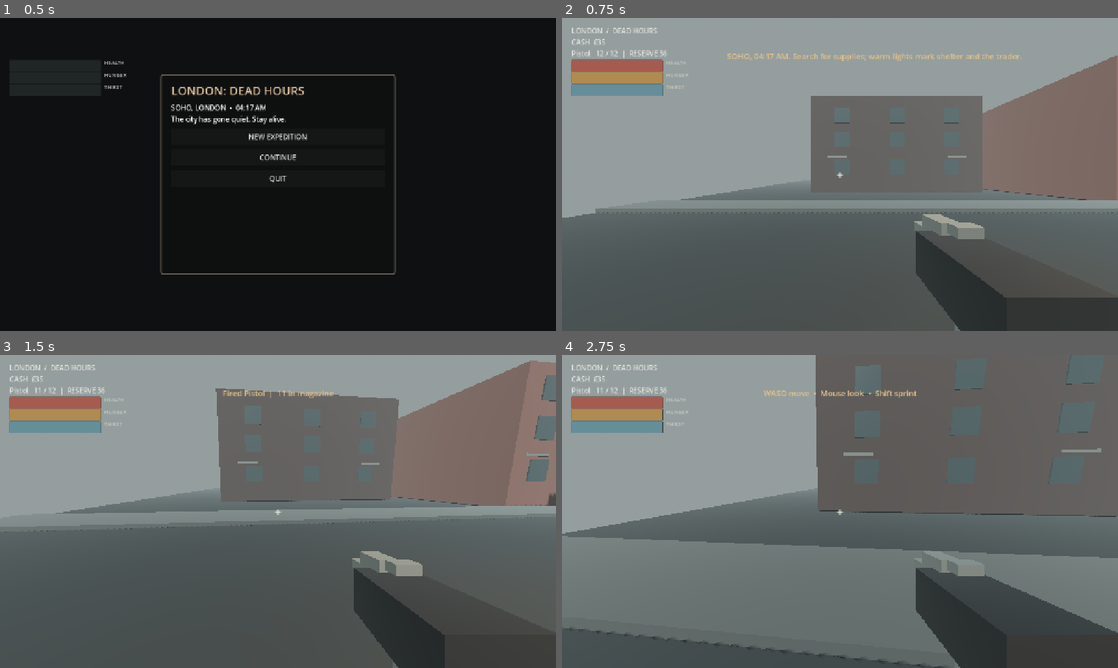
Above: before the commit, frames 1-4 (two rows, left to right).
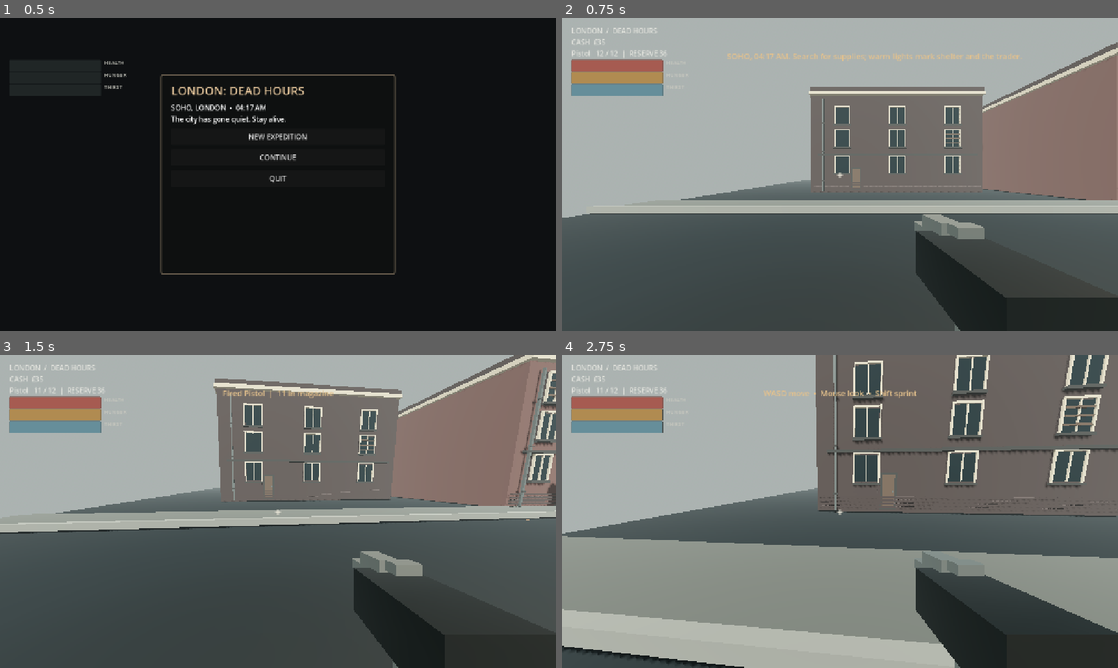
Above: after the commit, the same moments.

Repository: mrbedgrief-ship-it/london-dead-hours
Game: Godot game, scene res://scenes/main.tscn
Same seed, same stepped clock (60 frames per second), same inputs: the game is played once before the commit and once after it.
Inputs (mouse positions are in pixels of both pictures, inside the frame that each line leads up to):
- Up to frame 1 (0.5 s): no input
- Up to frame 2 (0.75 s): click "NEW EXPEDITION" at 0.5 s
- Up to frame 3 (1.5 s): tap Enter at 1.25 s; move the mouse to (305, 511) at 1.27 s; hold W (move_forward) from 1.28 s (still down); hold E (interact) from 1.28 s (still down); click (305, 511) at 1.42 s
- Up to frame 4 (2.75 s): keep holding W (move_forward); tap Space (jump) at 1.52, 2.27 s; move the mouse to (812, 511) at 2.02 s; release E (interact) at 2.03 s; tap Shift (sprint) at 2.1 s

Frame 1 is identical in both runs. In frame 2, 7.5% of the frame differs, in the area x 4-100%, y 7-63%; in frame 3, 10%; in frame 4, 36%, in the area x 0-100%, y 0-100%.

Commit message:
Build atmospheric Soho facades, wet streets, reusable loot models and human trader

Diff:
--- a/scripts/game.gd
+++ b/scripts/game.gd
@@ -52,14 +52,16 @@
 	show_main_menu()
 
 func _create_materials() -> void:
-	mat_ground = _material(Color("#424746"), 0.98)
-	mat_road = _material(Color("#242a2b"), 0.92)
-	mat_brick = _material(Color("#593d36"), 0.94)
-	mat_dark_brick = _material(Color("#352d2b"), 0.95)
-	mat_glass = _material(Color("#303b3d"), 0.3)
-	mat_gun = _material(Color("#242626"), 0.6)
-	mat_metal = _material(Color("#555a58"), 0.7)
-	mat_wood = _material(Color("#59483a"), 0.95)
+	mat_ground = _material(Color("#555650"), 0.96)
+	mat_road = _material(Color("#202627"), 0.72)
+	mat_brick = _material(Color("#624039"), 0.94)
+	mat_dark_brick = _material(Color("#403330"), 0.96)
+	mat_glass = _material(Color("#263337"), 0.22)
+	mat_gun = _material(Color("#202322"), 0.52)
+	mat_metal = _material(Color("#515653"), 0.62)
+	mat_wood = _material(Color("#594536"), 0.92)
+	mat_glass.metallic = 0.12
+	mat_road.metallic = 0.04
 
 func _material(color: Color, rough: float) -> StandardMaterial3D:
 	var m := StandardMaterial3D.new()
@@ -104,17 +106,24 @@
 	env.sky = sky
 	env.ambient_light_source = Environment.AMBIENT_SOURCE_COLOR
 	env.ambient_light_color = Color("#a0a7a5")
-	env.ambient_light_energy = 0.55
+	env.ambient_light_energy = 0.72
+	env.ambient_light_color = Color("#a4aaa8")
 	env.tonemap_mode = Environment.TONE_MAPPER_FILMIC
 	env.fog_enabled = true
-	env.fog_light_color = Color("#747c7c")
-	env.fog_density = 0.009
+	env.fog_light_color = Color("#818987")
+	env.fog_density = 0.0065
+	env.adjustment_enabled = true
+	env.adjustment_brightness = 1.02
+	env.adjustment_contrast = 1.08
+	env.adjustment_saturation = 0.78
 	env_node.environment = env
 	add_child(env_node)
 	var sun := DirectionalLight3D.new()
 	sun.rotation_degrees = Vector3(-48, -28, 0)
-	sun.light_energy = 0.65
+	sun.light_energy = 0.82
+	sun.light_color = Color("#c3c9c7")
 	sun.shadow_enabled = true
+	sun.directional_shadow_max_distance = 70.0
 	add_child(sun)
 	_box(self, "Wet road base", Vector3(0,-0.3,0), Vector3(104,0.5,104), mat_road)
 	_box(self, "Pavement north", Vector3(0,0,-9.3), Vector3(104,0.22,2.8), mat_ground)
@@ -124,7 +133,22 @@
 	for x in range(-45, 46, 9):
 		_box(self, "Faded lane marking", Vector3(x,0.01,0), Vector3(3.0,0.025,0.12), _material(Color("#9b9682"),0.95), false)
 	for z in range(-44, 45, 8):
-		_box(self, "Double yellow line", Vector3(0,0.015,z), Vector3(0.08,0.025,2.8), _material(Color("#a68d45"),0.9), false)
+		_box(self, "Faded double yellow line", Vector3(0,0.015,z), Vector3(0.075,0.025,2.8), _material(Color("#a18c48"),0.92), false)
+	for side in [-1.0, 1.0]:
+		_box(self,"Kerb",Vector3(0,0.12,side*7.75),Vector3(104,0.24,0.22),_material(Color("#77766e"),0.94))
+		_box(self,"Kerb",Vector3(side*7.75,0.12,0),Vector3(0.22,0.24,104),_material(Color("#77766e"),0.94))
+	var wet_mat := _material(Color("#333a3a"),0.24)
+	wet_mat.metallic = 0.18
+	for patch in [Vector3(-26,-0.035,-4),Vector3(2,-0.035,5),Vector3(35,-0.035,8),Vector3(-7,-0.035,-17)]:
+		_box(self,"Rainwater sheen",patch,Vector3(3.8,0.012,1.15),wet_mat,false)
+	var drain_mat := _material(Color("#292e2d"),0.82)
+	for drain_pos in [Vector3(-10,0.018,7.0),Vector3(18,0.018,-7.0),Vector3(37,0.018,7.0)]:
+		_box(self,"Street drain",drain_pos,Vector3(0.75,0.035,0.42),drain_mat,false)
+		for slot in range(4):
+			_box(self,"Drain slot",drain_pos+Vector3(-0.25+slot*0.16,0.022,0),Vector3(0.035,0.012,0.32),mat_metal,false)
+	var leaf_mat := _material(Color("#76543a"),0.96)
+	for leaf_pos in [Vector3(-12,0.026,7.0),Vector3(-13,0.026,6.8),Vector3(20,0.026,-7.2),Vector3(21,0.026,-7.0),Vector3(34,0.026,7.0),Vector3(-31,0.026,-7.1)]:
+		_box(self,"Wet autumn leaves",leaf_pos,Vector3(0.18,0.018,0.09),leaf_mat,false)
 	# Brick buildings form a broken, navigable street grid.
 	for z in [-22.0, 22.0]:
 		for x in [-37.0,-18.0,4.0,27.0,44.0]:
@@ -183,12 +207,42 @@
 
 func _building(center: Vector3, size: Vector3, material: Material) -> void:
 	_box(self,"Brick building",center + Vector3(0,size.y/2.0,0),size,material)
-	for y in [2.2,4.6,6.7]:
-		for x in [-size.x*0.32,0,size.x*0.32]:
-			var front_z := center.z + (size.z/2.0 + 0.02) * (1 if center.z < 0 else -1)
-			_box(self,"Dark shop window",Vector3(center.x+x,y,front_z),Vector3(1.3,1.3,0.08),mat_glass,false)
-	for x in [-size.x*0.35,size.x*0.35]:
-		_box(self,"Brick lintel",Vector3(center.x+x,3.1,center.z+size.z/2.0+0.03),Vector3(1.6,0.16,0.12),mat_metal,false)
+	var face: float = 1.0 if center.z < 0.0 else -1.0
+	var front_z: float = center.z + face * (size.z/2.0+0.035)
+	var frame_mat := _material(Color("#b0a28a"),0.86)
+	var sill_mat := _material(Color("#373633"),0.92)
+	var glass_dark := _material(Color("#172326"),0.18)
+	var ww: float = 1.22 if size.x > 11.0 else 1.08
+	var wh := 1.42
+	for row in range(3):
+		var wy: float = [2.35,4.65,6.65][row]
+		for col in range(3):
+			var wx: float = center.x + [-size.x*0.32,0.0,size.x*0.32][col]
+			var boarded: bool = (int(abs(center.x))+row*3+col)%7 == 0
+			_box(self,"Window recess",Vector3(wx,wy,front_z),Vector3(ww+0.22,wh+0.24,0.10),mat_dark_brick,false)
+			_box(self,"Window glass",Vector3(wx,wy,front_z+face*0.055),Vector3(ww,wh,0.035),glass_dark,false)
+			for side in [-1.0,1.0]:
+				_box(self,"Window frame",Vector3(wx+side*(ww/2.0+0.055),wy,front_z+face*0.09),Vector3(0.09,wh+0.18,0.12),frame_mat,false)
+			_box(self,"Window lintel",Vector3(wx,wy+wh/2.0+0.08,front_z+face*0.09),Vector3(ww+0.2,0.10,0.12),frame_mat,false)
+			_box(self,"Window sill",Vector3(wx,wy-wh/2.0-0.09,front_z+face*0.12),Vector3(ww+0.28,0.13,0.22),sill_mat,false)
+			_box(self,"Window mullion",Vector3(wx,wy,front_z+face*0.10),Vector3(0.055,wh,0.10),frame_mat,false)
+			if boarded:
+				for board in range(3):
+					_box(self,"Boarded window plank",Vector3(wx,wy-0.38+board*0.38,front_z+face*0.13),Vector3(ww*0.95,0.09,0.06),mat_wood,false)
+	var door_x: float = center.x + (size.x*0.24 if int(abs(center.x))%2==0 else -size.x*0.24)
+	_box(self,"Recessed entrance",Vector3(door_x,1.15,front_z),Vector3(1.15,2.25,0.12),mat_dark_brick,false)
+	_box(self,"Blocked doorway",Vector3(door_x,1.15,front_z+face*0.075),Vector3(0.88,1.98,0.05),sill_mat,false)
+	_box(self,"Door panel",Vector3(door_x,1.15,front_z+face*0.11),Vector3(0.64,1.7,0.055),mat_wood,false)
+	_box(self,"Door handle",Vector3(door_x+0.22,1.15,front_z+face*0.16),Vector3(0.035,0.11,0.035),mat_metal,false)
+	_box(self,"Ground-floor fascia",Vector3(center.x,3.25,front_z+face*0.14),Vector3(size.x*0.92,0.16,0.16),sill_mat,false)
+	_box(self,"Stone cornice",Vector3(center.x,size.y+0.18,center.z),Vector3(size.x+0.35,0.28,size.z+0.35),frame_mat,false)
+	_box(self,"Roof parapet",Vector3(center.x,size.y+0.48,center.z),Vector3(size.x+0.18,0.36,size.z+0.18),mat_dark_brick,false)
+	var pipe_x: float = center.x-size.x*0.43
+	_box(self,"Cast iron drainpipe",Vector3(pipe_x,size.y*0.48,front_z+face*0.16),Vector3(0.11,size.y*0.94,0.11),mat_metal,false)
+	for clamp_y in [1.0,3.5,6.0]:
+		_box(self,"Drainpipe bracket",Vector3(pipe_x,clamp_y,front_z+face*0.22),Vector3(0.22,0.07,0.08),sill_mat,false)
+	for course in range(4):
+		_box(self,"Masonry plinth",Vector3(center.x,0.28+course*0.18,front_z+face*0.08),Vector3(size.x*0.98,0.09,0.12),mat_dark_brick,false)
 
 func _make_loot(title: String, pos: Vector3, item: String, count: int) -> void:
 	var box := StaticBody3D.new()
@@ -199,12 +253,31 @@
 	var col := CollisionShape3D.new()
 	col.shape = shape
 	box.add_child(col)
-	var mesh := MeshInstance3D.new()
-	var bm := BoxMesh.new()
-	bm.size = Vector3(1.0,0.9,0.75)
-	mesh.mesh = bm
-	mesh.material_override = mat_wood
-	box.add_child(mesh)
+	var kind_index: int = absi(title.hash()) % 4
+	if kind_index == 0:
+		_box(box,"Wooden crate",Vector3.ZERO,Vector3(0.92,0.78,0.68),mat_wood,false)
+		for x in [-0.35,0.0,0.35]:
+			_box(box,"Crate plank",Vector3(x,0,0.36),Vector3(0.26,0.72,0.055),mat_wood,false)
+		for x in [-0.48,0.48]:
+			_box(box,"Crate corner support",Vector3(x,0,0.39),Vector3(0.07,0.86,0.08),mat_metal,false)
+		_box(box,"Crate lid",Vector3(0,0.43,0),Vector3(1.0,0.08,0.76),mat_wood,false)
+	elif kind_index == 1:
+		_box(box,"Metal storage case",Vector3.ZERO,Vector3(0.94,0.72,0.68),mat_metal,false)
+		_box(box,"Storage lid",Vector3(0,0.39,0),Vector3(0.98,0.08,0.72),mat_dark_brick,false)
+		_box(box,"Storage latch",Vector3(0,0.06,0.37),Vector3(0.16,0.18,0.04),mat_wood,false)
+		for x in [-0.38,0.38]:
+			_box(box,"Case rib",Vector3(x,0,0.36),Vector3(0.06,0.64,0.045),mat_dark_brick,false)
+	elif kind_index == 2:
+		_box(box,"Medical cabinet",Vector3.ZERO,Vector3(0.72,0.84,0.24),mat_dark_brick,false)
+		_box(box,"Cabinet door",Vector3(0,0,0.02),Vector3(0.64,0.75,0.08),mat_metal,false)
+		_box(box,"Medical cross horizontal",Vector3(0,0.12,0.07),Vector3(0.32,0.08,0.025),_material(Color("#b8b4a7"),0.85),false)
+		_box(box,"Medical cross vertical",Vector3(0,0.12,0.07),Vector3(0.08,0.32,0.025),_material(Color("#b8b4a7"),0.85),false)
+	else:
+		_box(box,"Shop shelf carcass",Vector3.ZERO,Vector3(0.95,0.78,0.3),mat_dark_brick,false)
+		for y in [-0.24,0.02,0.28]:
+			_box(box,"Shelf",Vector3(0,y,0.20),Vector3(0.96,0.045,0.32),mat_metal,false)
+		for x in [-0.3,0.0,0.3]:
+			_box(box,"Abandoned product",Vector3(x,0.12,0.17),Vector3(0.16,0.19,0.16),mat_wood if x != 0.0 else mat_glass,false)
 	box.set_script(load("res://scripts/interactable.gd"))
 	box.title = title
 	box.item_id = item
@@ -214,21 +287,33 @@
 
 func _make_trader(pos: Vector3) -> void:
 	var body := StaticBody3D.new()
+	body.name = "Trader"
 	body.position = pos
 	var shape := BoxShape3D.new()
-	shape.size = Vector3(1.2,1.8,0.8)
+	shape.size = Vector3(1.0,1.8,0.75)
 	var col := CollisionShape3D.new()
 	col.shape = shape
 	col.position.y = 0.9
 	body.add_child(col)
-	var mesh := MeshInstance3D.new()
-	var capsule := CapsuleMesh.new()
-	capsule.radius = 0.45
-	capsule.height = 1.8
-	mesh.mesh = capsule
-	mesh.position.y = 0.9
-	mesh.material_override = _material(Color("#665344"),0.9)
-	body.add_child(mesh)
+	var coat := _material(Color("#343d38"),0.96)
+	var trousers := _material(Color("#292d2b"),0.96)
+	var skin := _material(Color("#9a806d"),0.95)
+	var pack := _material(Color("#5b4a38"),0.96)
+	_box(body,"Trader coat",Vector3(0,1.15,0),Vector3(0.72,0.76,0.38),coat,false)
+	_box(body,"Trader vest",Vector3(0,1.2,0.205),Vector3(0.34,0.48,0.055),pack,false)
+	_box(body,"Trader head",Vector3(0,1.82,0),Vector3(0.34,0.38,0.32),skin,false)
+	_box(body,"Trader neck",Vector3(0,1.59,0),Vector3(0.16,0.14,0.16),skin,false)
+	_box(body,"Trader cap",Vector3(0,2.03,0),Vector3(0.38,0.12,0.36),trousers,false)
+	_box(body,"Trader left upper arm",Vector3(-0.48,1.28,0),Vector3(0.19,0.49,0.21),coat,false)
+	_box(body,"Trader left forearm",Vector3(-0.52,0.93,-0.03),Vector3(0.16,0.39,0.17),coat,false)
+	_box(body,"Trader right upper arm",Vector3(0.48,1.28,0),Vector3(0.19,0.49,0.21),coat,false)
+	_box(body,"Trader right forearm",Vector3(0.52,0.93,-0.03),Vector3(0.16,0.39,0.17),coat,false)
+	_box(body,"Trader left hand",Vector3(-0.52,0.7,-0.03),Vector3(0.14,0.12,0.14),skin,false)
+	_box(body,"Trader right hand",Vector3(0.52,0.7,-0.03),Vector3(0.14,0.12,0.14),skin,false)
+	for leg_x in [-0.2,0.2]:
+		_box(body,"Trader trousers",Vector3(leg_x,0.43,0),Vector3(0.23,0.68,0.28),trousers,false)
+		_box(body,"Trader boot",Vector3(leg_x,0.09,-0.06),Vector3(0.25,0.16,0.4),mat_gun,false)
+	_box(body,"Trader backpack",Vector3(0,1.28,-0.28),Vector3(0.43,0.54,0.2),pack,false)
 	body.set_script(load("res://scripts/interactable.gd"))
 	body.title = "Trader"
 	body.kind = "trader"
